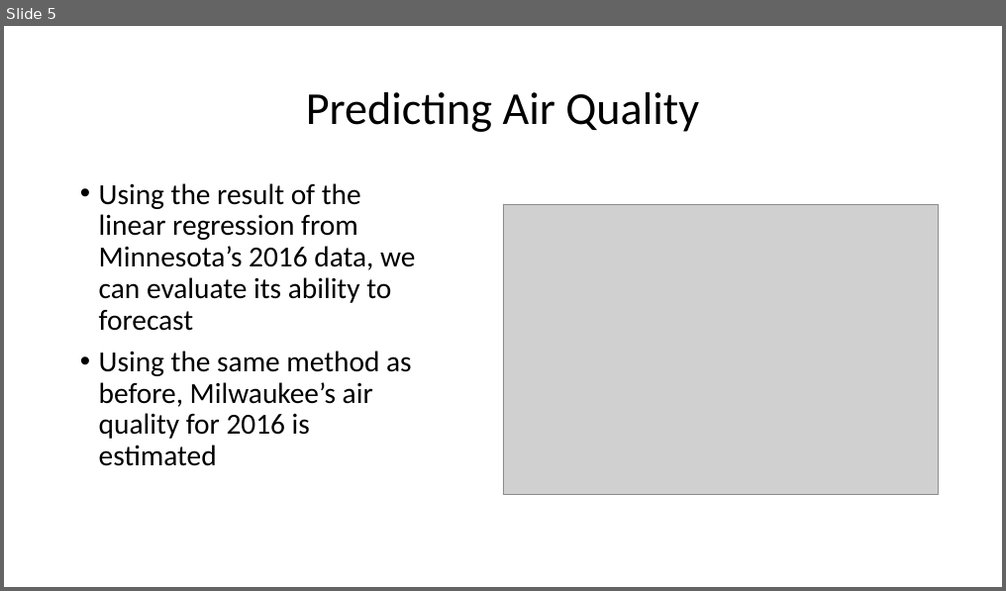
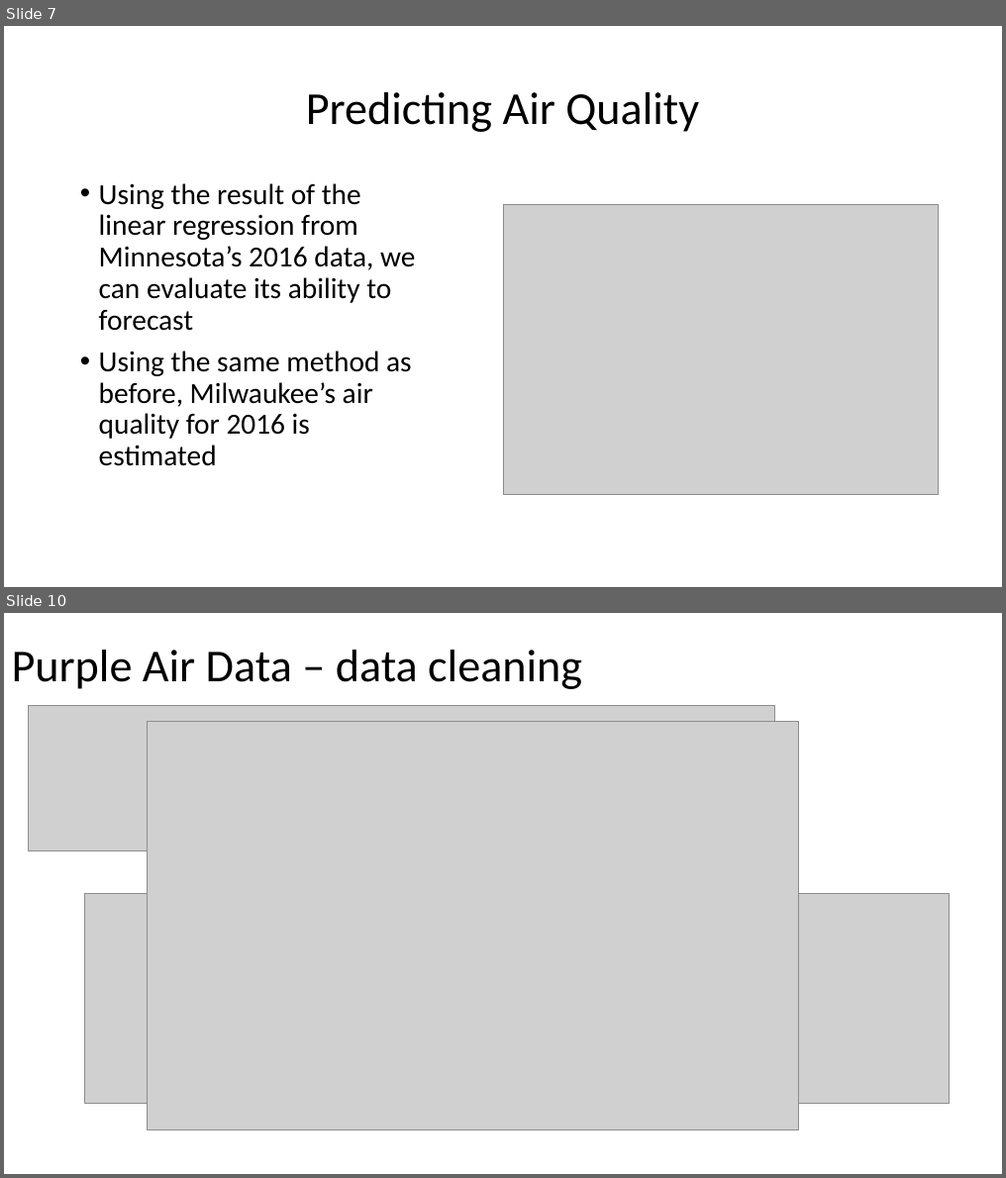
Before and after one commit to abbylemon/fake-news, a slide deck: Data_Project_Deck_1.pptx. Shown one above the other, each under a label of ours: slide 5 before the commit, slides 7 and 10 after it; the slides between them are not shown. The pictures are 1006x591 and 1006x1178 pixels, drawn with LibreOffice and Linux fonts; fonts in the diff are those of the drawing; grey boxes stand for pictures. Boxes give left, top, right and bottom in pixels: in the first picture for what was removed or moved away, otherwise in the second. Text is boxed around its words. In the diff, an @@ line names an element or a change of style, - is before the commit and + after.

```diff
--- a/Data_Project_Deck_1.pptx
+++ b/Data_Project_Deck_1.pptx
@@ slide 10 added at (4,613,1002,1174), background #FFFFFF @@
@@ title added at (12,650,582,689), 44 pt, text #000000 @@
+Purple Air Data – data cleaning
@@ picture added at (28,705,774,851) @@
@@ picture added at (147,722,799,1131) @@
@@ picture added at (85,894,948,1103) @@
@@ what was slide 5 is now slide 7 @@
```
Also in this commit, not shown: 5 other slides added, 2 other files.
